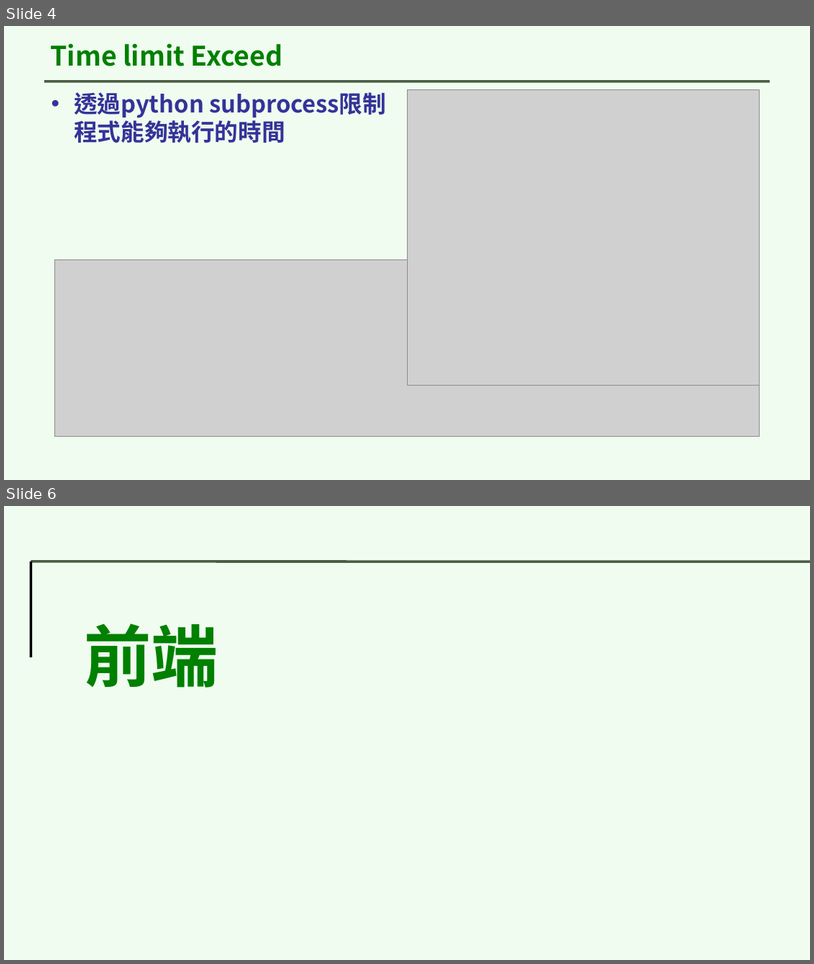
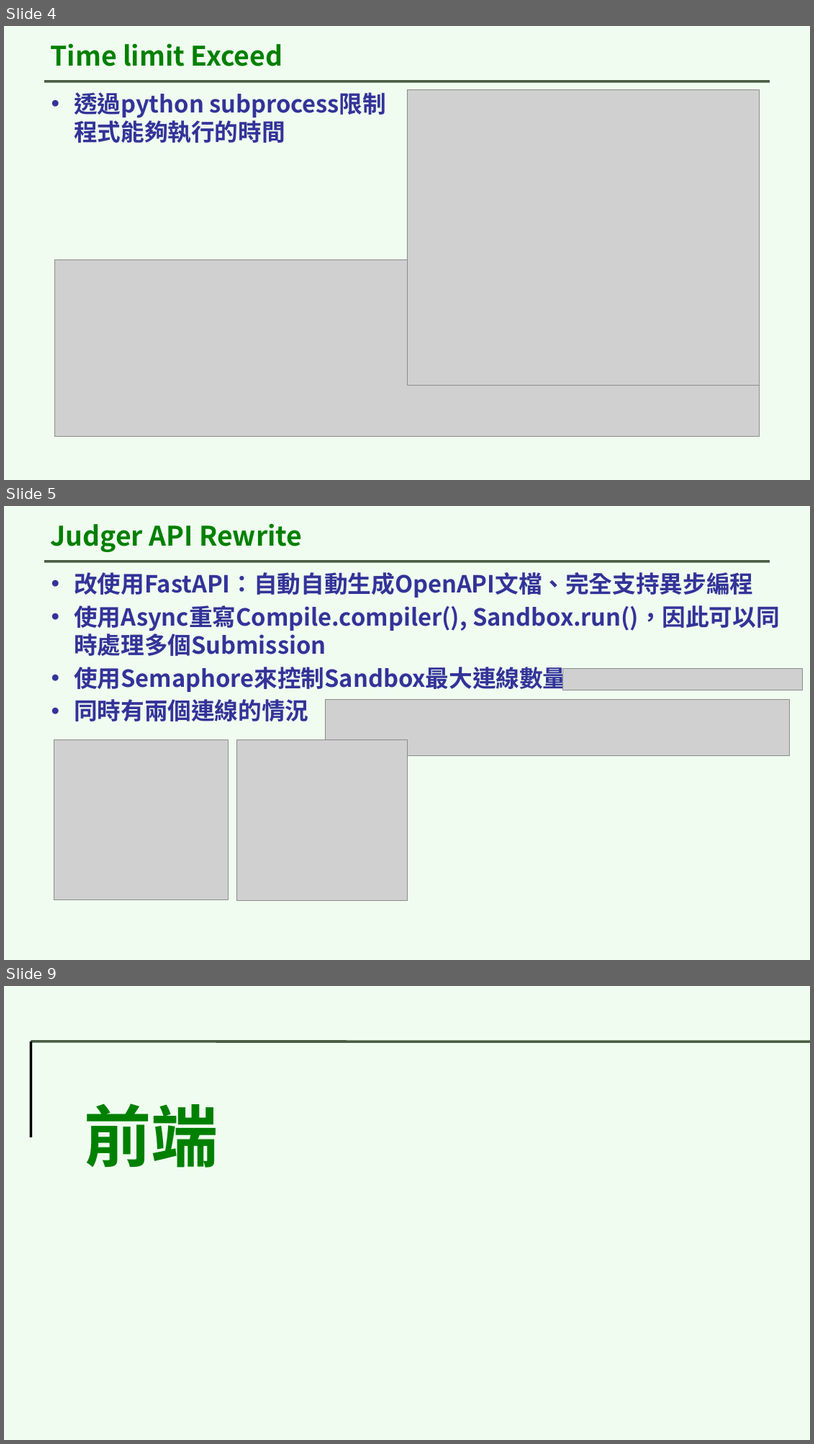
Before and after one commit to youmin1017/logseq, a slide deck: assets/解題平台.pptx. Shown one above the other, each under a label of ours: slides 4 and 6 before the commit, slides 4, 5 and 9 after it; the slides between them are not shown. The pictures are 814x964 and 814x1444 pixels, drawn with LibreOffice and Linux fonts; fonts in the diff are those of the drawing; grey boxes stand for pictures; background and template pictures are left out. Boxes give left, top, right and bottom in pixels: in the first picture for what was removed or moved away, otherwise in the second. Text is boxed around its words. In the diff, an @@ line names an element or a change of style, - is before the commit and + after.

Commit message:
update slide

```diff
--- a/assets/解題平台.pptx
+++ b/assets/解題平台.pptx
@@ slide 5 added at [4, 506, 810, 960], background picture (left out); not listed: 1 template element that a slide beside it also shows @@
@@ title added at [50, 523, 302, 552], 32 pt, text #008000, bold @@
+Judger API Rewrite
@@ text added at [74, 572, 780, 721], 28 pt, text #333399, bold @@
+• 改使用FastAPI：自動自動生成OpenAPI文檔、完全支持異步編程
+• 使用Async重寫Compile.compiler(), Sandbox.run()，因此可以同時處理多個Submission
+• 使用Semaphore來控制Sandbox最大連線數量
+• 同時有兩個連線的情況
@@ picture added at [563, 668, 803, 690] @@
@@ picture added at [326, 700, 790, 756] @@
@@ picture added at [54, 740, 229, 900] @@
@@ picture added at [237, 740, 407, 901] @@
@@ what was slide 6 is now slide 9 @@
```
Also in this commit, not shown: 3 other slides added, 1 slide removed.
